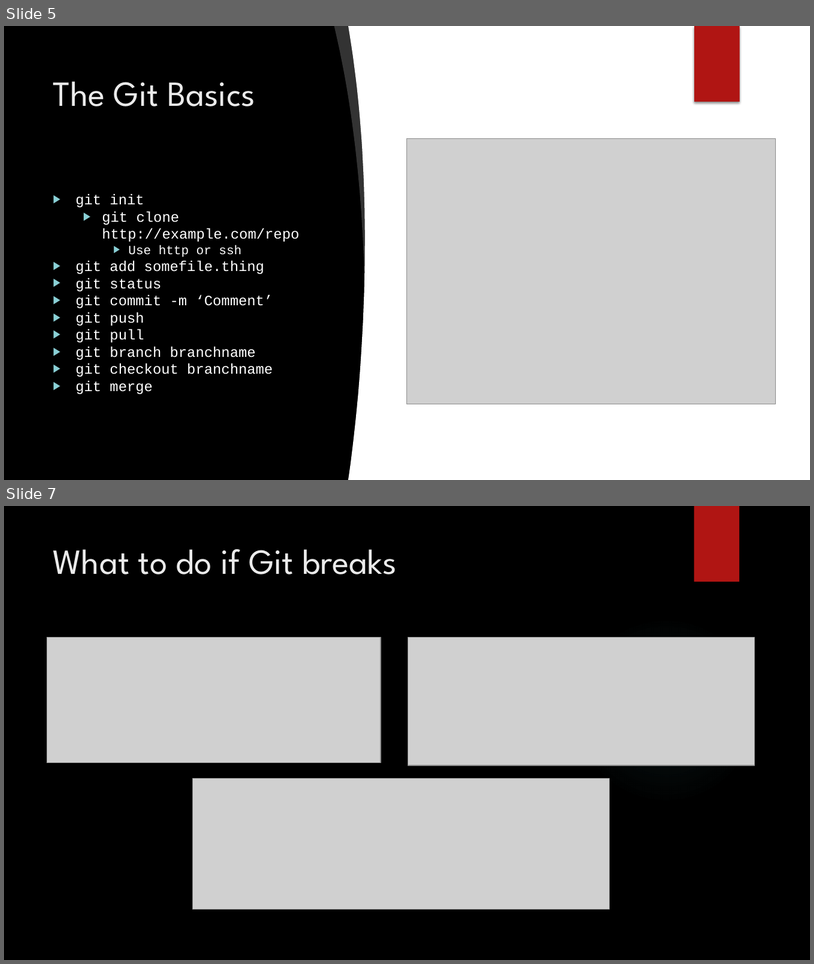
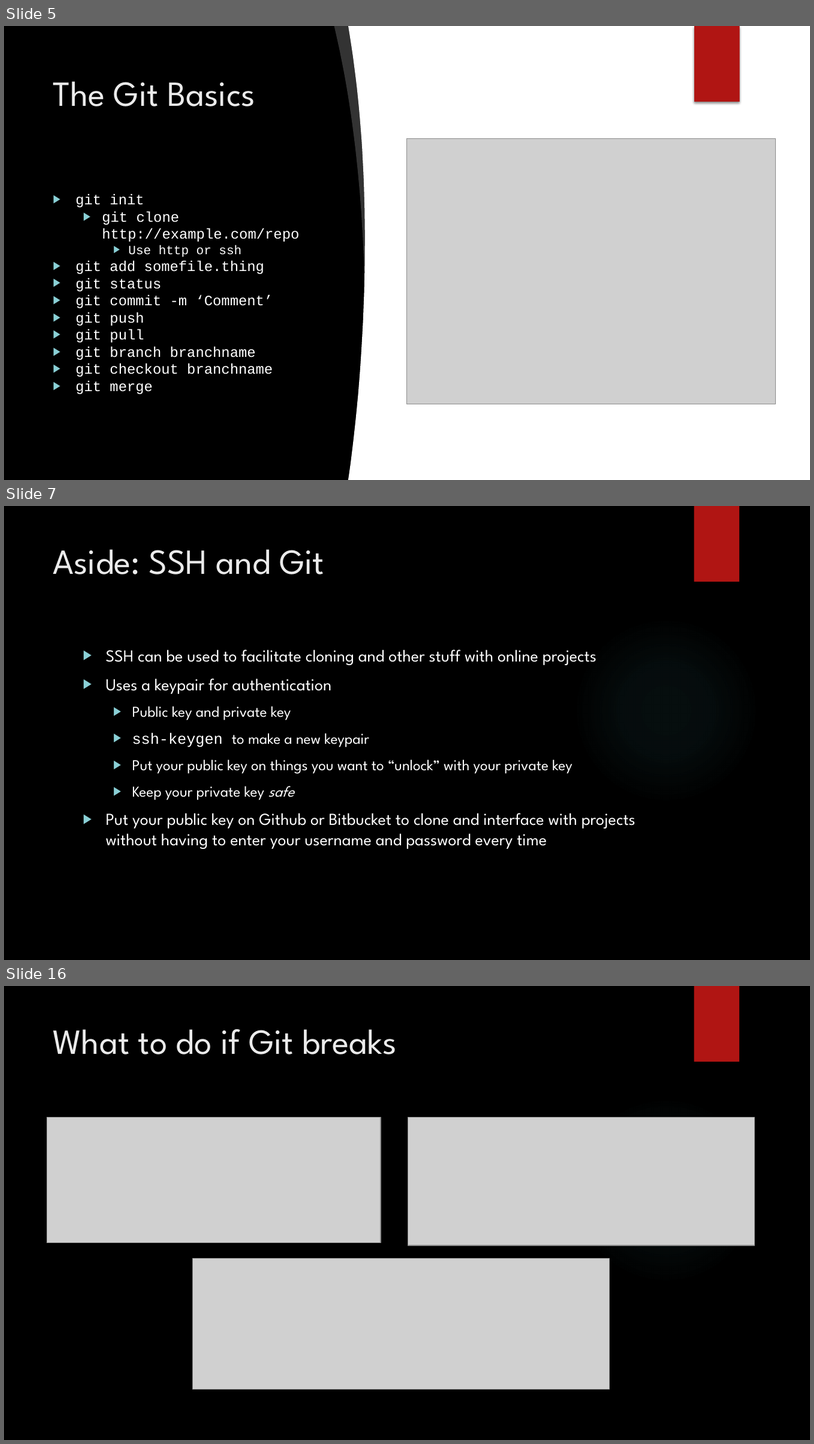
Before and after one commit to dvdmuckle/git101, a slide deck: Git 101.pptx. Shown one above the other, each under a label of ours: slides 5 and 7 before the commit, slides 5, 7 and 16 after it; the slides between them are not shown. The pictures are 814x964 and 814x1444 pixels, drawn with LibreOffice and Linux fonts; fonts in the diff are those of the drawing; grey boxes stand for pictures; background and template pictures are left out. Boxes give left, top, right and bottom in pixels: in the first picture for what was removed or moved away, otherwise in the second. Text is boxed around its words. In the diff, an @@ line names an element or a change of style, - is before the commit and + after.

```diff
--- a/Git 101.pptx
+++ b/Git 101.pptx
@@ slide 7 added at (4,506,810,960), background picture (left out); not listed: 2 template elements that a slide beside it also shows @@
@@ title added at (53,549,325,574), 42 pt, text #EBEBEB @@
+Aside: SSH and Git
@@ text added at (106,649,636,849), 20 pt, text #FFFFFF @@
+▶ SSH can be used to facilitate cloning and other stuff with online projects
+▶ Uses a keypair for authentication
+  ▶ Public key and private key
+  ▶ ssh-keygen to make a new keypair
+  ▶ Put your public key on things you want to “unlock” with your private key
+  ▶ Keep your private key safe
+▶ Put your public key on Github or Bitbucket to clone and interface with projects without having to enter your username and password every time
@@ what was slide 7 is now slide 16 @@
```
Also in this commit, not shown: 2 slides changed, 9 other slides added, 1 other file.
